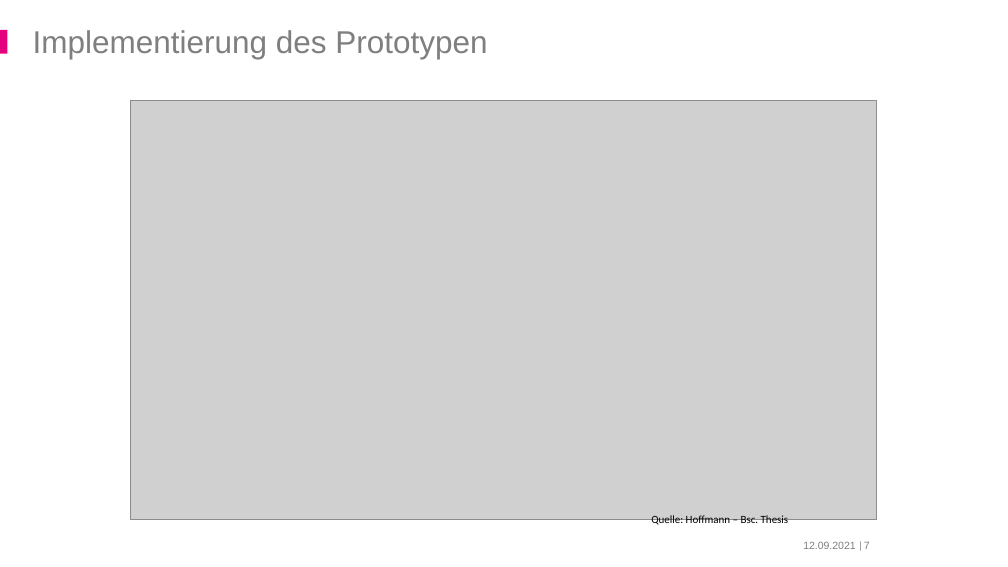
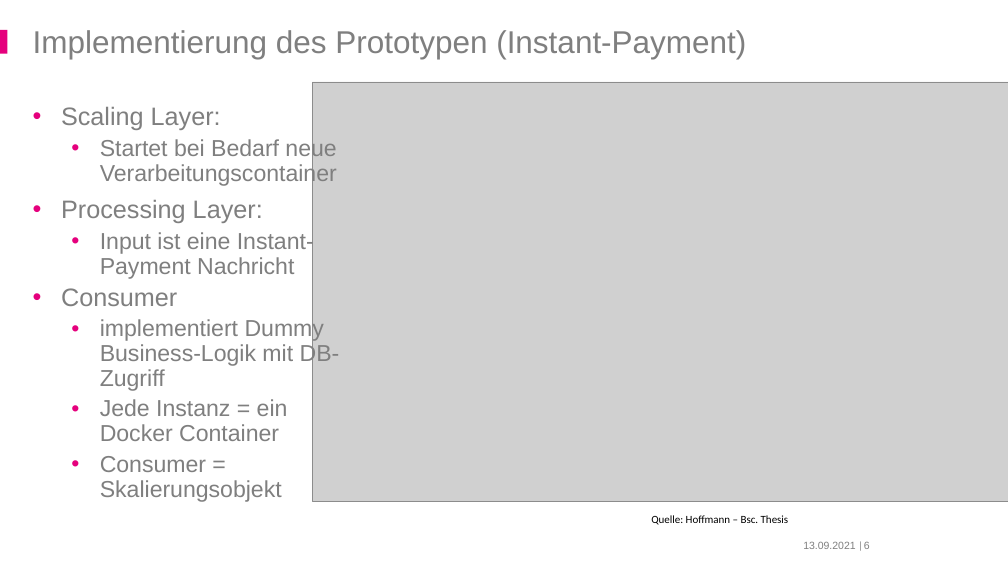
Before and after one commit to derMacon/serverless-bsc-thesis, a slide deck: slide 6 of slides/dps/hoffmann_serverless_dps.pptx (slide 7 before the commit). Drawn at 1008x567 pixels with LibreOffice and Linux fonts; fonts in the diff are those of the drawing; grey boxes stand for pictures; background and template pictures are left out. Boxes give left, top, right and bottom in pixels: in the first picture for what was removed or moved away, otherwise in the second. Text is boxed around its words. In the diff, an @@ line names an element or a change of style, - is before the commit and + after.

```diff
--- a/slides/dps/hoffmann_serverless_dps.pptx
+++ b/slides/dps/hoffmann_serverless_dps.pptx
@@ title at box(33, 30, 746, 59): text changed @@
-Implementierung des Prototypen
+Implementierung des Prototypen (Instant-Payment)
@@ picture: place and size @@
-picture at box(131, 101, 876, 520)
+picture at box(312, 82, 1008, 501)
@@ text added at box(61, 107, 340, 502), 22 pt, text #7F7F7F @@
+• Scaling Layer:
+    • Startet bei Bedarf neue Verarbeitungscontainer
+• Processing Layer:
+    • Input ist eine Instant-Payment Nachricht
+  • Consumer
+    • implementiert Dummy Business-Logik mit DB-Zugriff
+    • Jede Instanz = ein Docker Container
+    • Consumer = Skalierungsobjekt
@@ page number at box(864, 542, 870, 549): text changed @@
-7
+6
```
Also in this commit, not shown: 29 other slides changed, 1 slide added.
